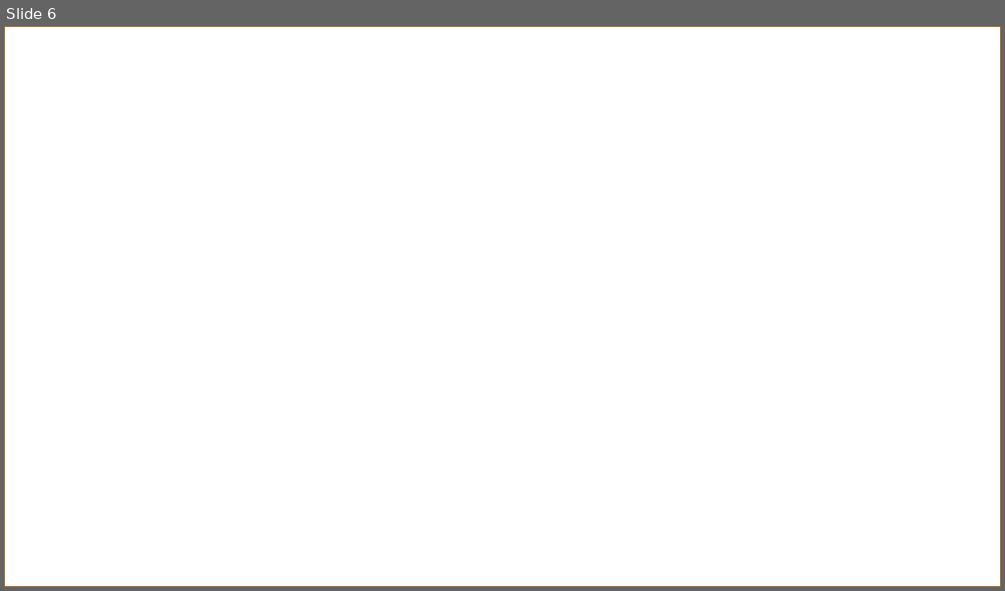
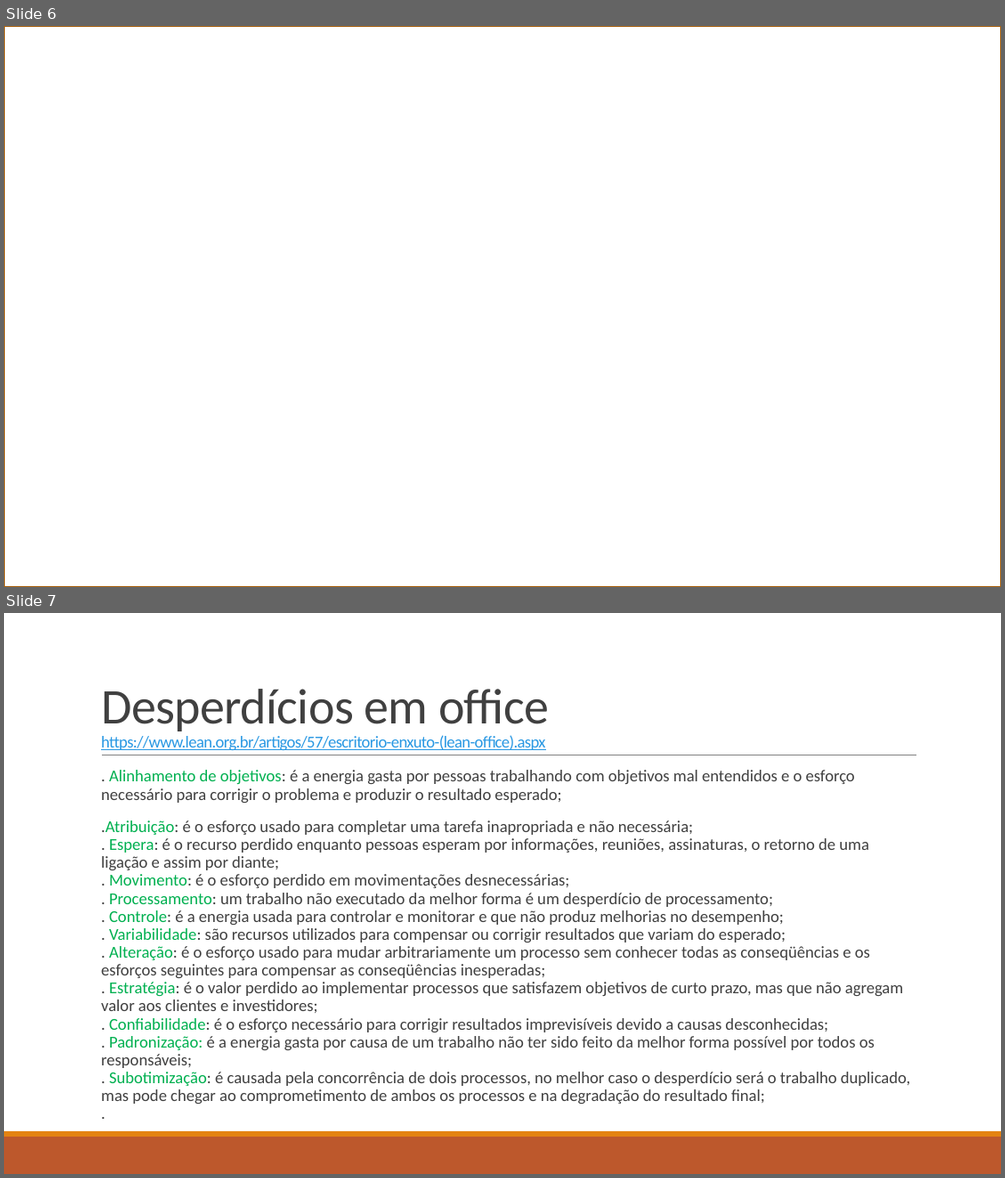
Before and after one commit to ruhansanabria/Puc_Lean2016, a slide deck: Apresentações/TRE DMAIC - Analyze.pptx. Shown one above the other, each under a label of ours: slide 6 before the commit, slides 6 and 7 after it. The pictures are 1005x591 and 1005x1178 pixels, drawn with LibreOffice and Linux fonts; fonts in the diff are those of the drawing; background and template pictures are left out. Boxes give left, top, right and bottom in pixels: in the first picture for what was removed or moved away, otherwise in the second. Text is boxed around its words. In the diff, an @@ line names an element or a change of style, - is before the commit and + after.

```diff
--- a/Apresentações/TRE DMAIC - Analyze.pptx
+++ b/Apresentações/TRE DMAIC - Analyze.pptx
@@ slide 7 added at bbox=[4, 613, 1001, 1174], background #FFFFFF; not listed: 2 template elements that a slide beside it also shows @@
@@ title added at bbox=[101, 689, 549, 750], 16 pt, text #2998E3, underline @@
+Desperdícios em office
+https://www.lean.org.br/artigos/57/escritorio-enxuto-(lean-office).aspx
@@ text added at bbox=[101, 770, 910, 1103], 16 pt, text #404040 @@
+  . Alinhamento de objetivos: é a energia gasta por pessoas trabalhando com objetivos mal entendidos e o esforço necessário para corrigir o problema e produzir o resultado esperado;
+  .Atribuição: é o esforço usado para completar uma tarefa inapropriada e não necessária;
+  . Espera: é o recurso perdido enquanto pessoas esperam por informações, reuniões, assinaturas, o retorno de uma ligação e assim por diante;
+  . Movimento: é o esforço perdido em movimentações desnecessárias;
+  . Processamento: um trabalho não executado da melhor forma é um desperdício de processamento;
+  . Controle: é a energia usada para controlar e monitorar e que não produz melhorias no desempenho;
+  . Variabilidade: são recursos utilizados para compensar ou corrigir resultados que variam do esperado;
+  . Alteração: é o esforço usado para mudar arbitrariamente um processo sem conhecer todas as conseqüências e os esforços seguintes para compensar as conseqüências inesperadas;
+  . Estratégia: é o valor perdido ao implementar processos que satisfazem objetivos de curto prazo, mas que não agregam valor aos clientes e investidores;
+  . Confiabilidade: é o esforço necessário para corrigir resultados imprevisíveis devido a causas desconhecidas;
+  . Padronização: é a energia gasta por causa de um trabalho não ter sido feito da melhor forma possível por todos os responsáveis;
+  . Subotimização: é causada pela concorrência de dois processos, no melhor caso o desperdício será o trabalho duplicado, mas pode chegar ao comprometimento de ambos os processos e na degradação do resultado final;
+  .
@@ line added from (102, 755) to (917, 755), #808080 0.5 pt @@
```
Also in this commit, not shown: 7 slides changed, 2 other slides added, 8 other files.
